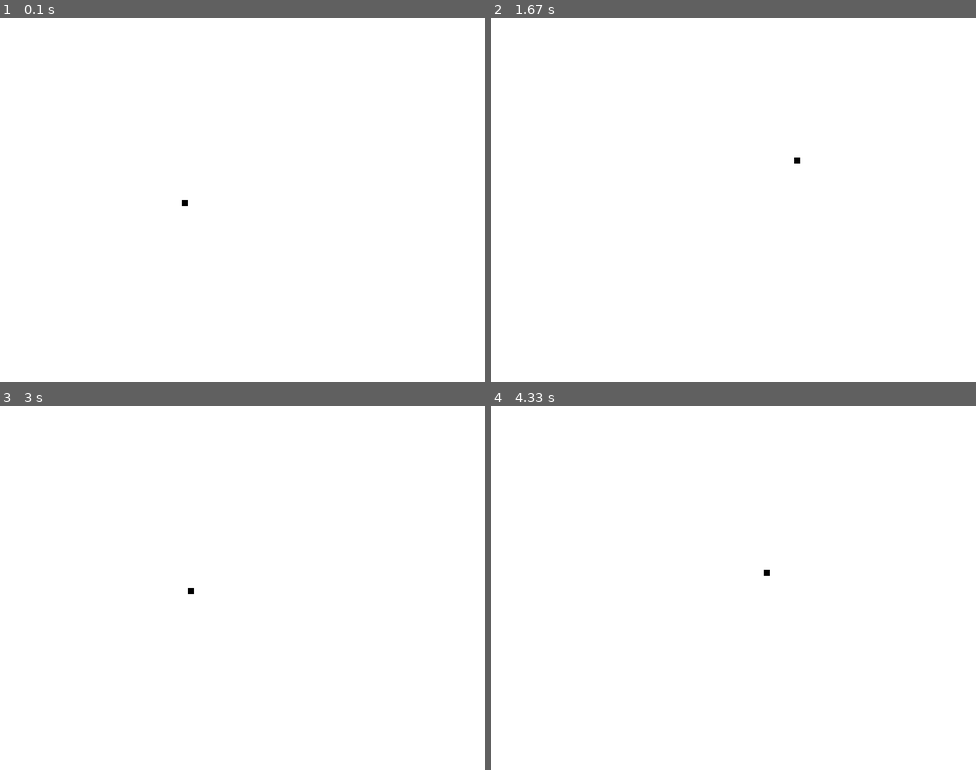
Above: before the commit, frames 1-4 (two rows, left to right).
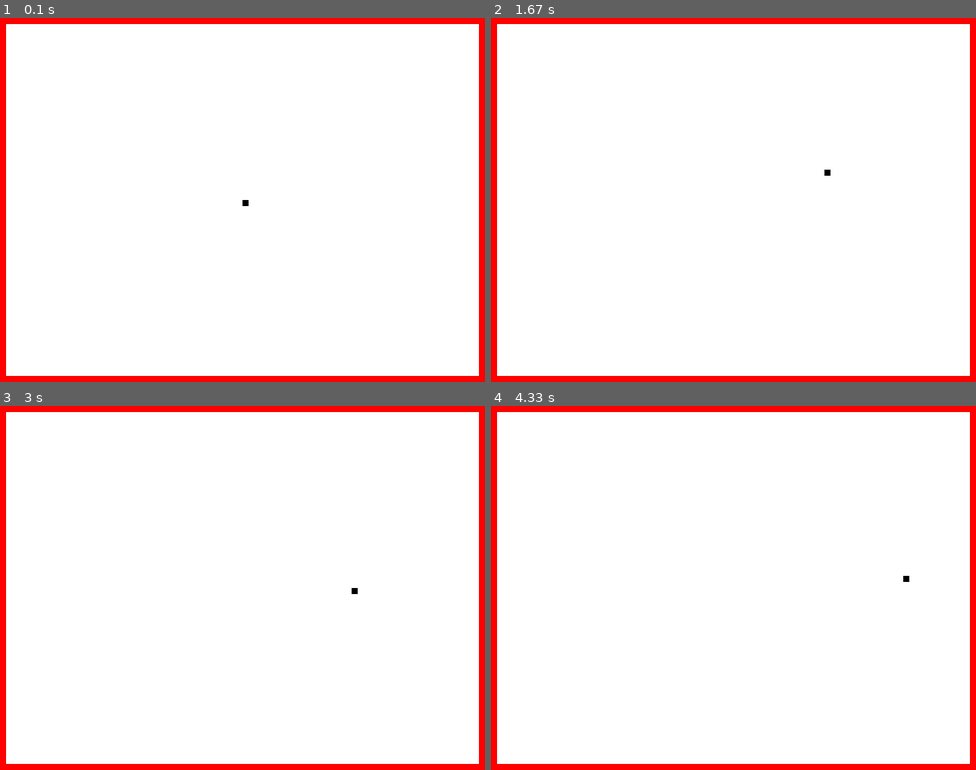
Above: after the commit, the same moments.

Repository: tyagivinit19/SnakePygame
Game: pygame game, started from Snake.py
The game is run twice, just before and just after one commit, with the same random seed, the same clock (stepped at 60 frames per second) and the same inputs.
Inputs:
- Up to frame 1 (0.1 s): no input
- Up to frame 2 (1.67 s): hold Right 0.33-0.8 s; hold Up 0.83-1.13 s; hold Right 1.17-1.63 s
- Up to frame 3 (3 s): hold Left 1.67-2.2 s; hold Down 2.23-2.53 s; hold Left 2.57-2.97 s
- Up to frame 4 (4.33 s): hold Up 3-3.37 s; hold Right 3.4-4.03 s; hold Down from 4.07 s (still down)

The runs differ from the first frame. In frame 1, 5.8% of the frame differs, in the area x 0-100%, y 0-100%; in frame 2, 5.8%; in frame 3, 5.8%; in frame 4, 5.8%.

Commit message:
color boundaries & stop at border

Diff:
--- a/Snake.py
+++ b/Snake.py
@@ -6,54 +6,88 @@
 black = (0, 0, 0)
 red = (255, 0, 0)
 
-gameDisplay = pygame.display.set_mode((800, 600))
+displayX = 800
+displayY = 600
+
+blockSize = 10
+
+FPS = 15
+
+gameDisplay = pygame.display.set_mode((displayX, displayY))
 pygame.display.set_caption("Snake")
-
-gameExit = False
-
-lead_x = 300
-lead_y = 300
-lead_x_change = 0
-lead_y_change = 0
 
 clock = pygame.time.Clock()
 
-while not gameExit:
-    for event in pygame.event.get():
-        print(event)
-        if event.type == pygame.QUIT:
-            gameExit = True
 
-        if event.type == pygame.KEYDOWN:
-            if event.key == pygame.K_LEFT:
-                lead_x_change = -10
-                lead_y_change = 0
+def snake():
+    gameExit = False
 
-            if event.key == pygame.K_RIGHT:
-                lead_x_change = 10
-                lead_y_change = 0
+    lead_x = displayX / 2
+    lead_y = displayY / 2
+    lead_x_change = 0
+    lead_y_change = 0
+    keyX = True
+    keyY = True
 
-            if event.key == pygame.K_UP:
-                lead_y_change = -10
-                lead_x_change = 0
+    while not gameExit:
+        for event in pygame.event.get():
+            print(event)
+            if event.type == pygame.QUIT:
+                gameExit = True
 
-            if event.key == pygame.K_DOWN:
-                lead_y_change = 10
-                lead_x_change = 0
+            if event.type == pygame.KEYDOWN:
+                if event.key == pygame.K_LEFT and keyY:
+                    lead_x_change = -blockSize
+                    lead_y_change = 0
+                    keyX = True
+                    keyY = False
 
-        if lead_x >= 800 or lead_x < 0 or lead_y >= 600 or lead_y < 0:
-            gameExit = True
+                elif event.key == pygame.K_RIGHT and keyY:
+                    lead_x_change = blockSize
+                    lead_y_change = 0
+                    keyX = True
+                    keyY = False
 
-    lead_x += lead_x_change
-    lead_y += lead_y_change
+                elif event.key == pygame.K_UP and keyX:
+                    lead_y_change = -blockSize
+                    lead_x_change = 0
+                    keyX = False
+                    keyY = True
 
-    gameDisplay.fill(white)
-    pygame.draw.rect(gameDisplay, black, [lead_x, lead_y, 10, 10])
-    # pygame.draw.rect(gameDisplay, red, [400, 300, 10, 10])
+                elif event.key == pygame.K_DOWN and keyX:
+                    lead_y_change = blockSize
+                    lead_x_change = 0
+                    keyX = False
+                    keyY = True
 
-    pygame.display.update()
+        if lead_x >= displayX - 20 or lead_x < 0 + 20:
+            lead_x_change = 0
+            keyX = True
+            keyY = False
 
-    clock.tick(20)
+        if lead_y >= displayY - 20 or lead_y < 0 + 20:
+            lead_y_change = 0
+            keyY = True
+            # keyX = False
+
+        lead_x += lead_x_change
+        lead_y += lead_y_change
+
+        gameDisplay.fill(white)
+        pygame.draw.rect(gameDisplay, black, [lead_x, lead_y, blockSize, blockSize])
+        pygame.draw.rect(gameDisplay, red, [0, 0, 10, 600])
+        pygame.draw.rect(gameDisplay, red, [0, 0, 800, 10])
+        pygame.draw.rect(gameDisplay, red, [0, 590, 800, 10])
+        pygame.draw.rect(gameDisplay, red, [790, 0, 10, 600])
+
+        # pygame.draw.rect(gameDisplay, red, [400, 300, 10, 10])
+
+        pygame.display.update()
+
+        clock.tick(FPS)
+
+
+snake()
 
 pygame.quit()
 
